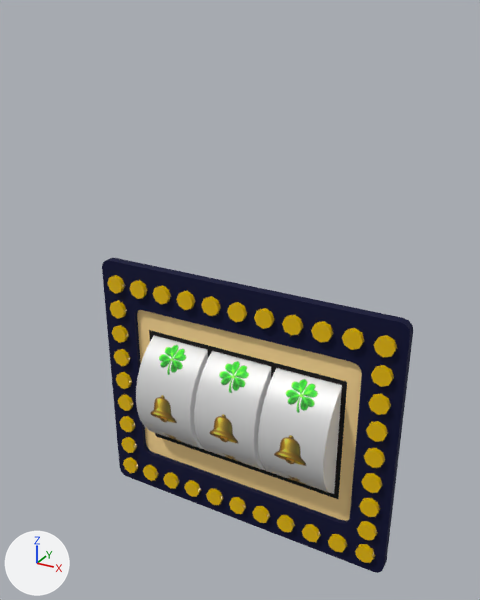
Two versions of the glTF model public/assets/reels-box.glb, one commit apart.
Both versions are drawn from a 50 mm lens placed at (-0.39, -0.214, 1.234), pointed at (-0.718, 0.382, 0.936). Lighting does not change. The marker at lower left points along +X, +Y and +Z. Where no turn or scale is listed for an object, it has been applied to the vertices. Vertices at the same position are counted once.

Objects in the first picture: 'box', 'lights', 'reel-1', 'reel-2', 'reel-3'.
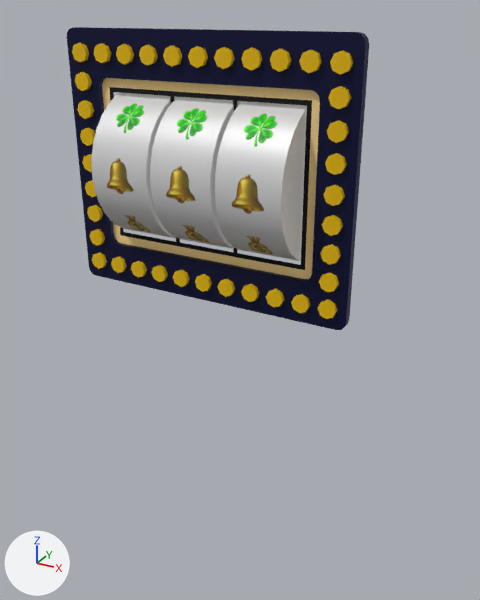
Diff of the bpy script that builds the scene:
```diff
--- a/public/assets/reels-box.glb.py
+++ b/public/assets/reels-box.glb.py
@@ mat_base @@
 mat_base = principled_material('base')
-mat_base.base_color = (0.00273, 0.00478, 0.0497)  # dark blue #090f3f
+mat_base.base_color = (1.0, 0.708, 0.301)  # beige #ffdb95
 mat_base.metallic = 0.5
@@ mat_base_background @@
 mat_base_background = principled_material('base-background')
-mat_base_background.base_color = (1.0, 0.708, 0.301)  # beige #ffdb95
+mat_base_background.base_color = (0.00273, 0.00478, 0.0497)  # dark blue #090f3f
@@ me_box @@
 me_box.from_pydata(...)  # 80 vertices, 136 faces; spans x -0.17..0.17, y -0.045..-0.035, z -0.142..0.145
 # used by ob_box; location = (-0.68, 0.355, 0.84)
+# me_box part 1
+# 16 vertices are removed from x -0.115..0.115, y -0.04, z -0.07..0.07
+# 36 faces are deleted
+# 10 vertices are added at x -0.12..0.12, y -0.04, z -0.085..0.085
+# 6 new vertices lie (0.0, 0.0, 0.16) away from vertices in x -0.115..0.115, y -0.04, z -0.08
+# 16 new faces join them, mat_base (beige #ffdb95)
+# 20 new faces join them, mat_background (black #000000)
 me_box.materials.append(mat_base)
@@ ob_box @@
 ob_box = bpy.data.objects.new('box', me_box)
-ob_box.location = (-0.68, 0.355, 0.84)
+ob_box.location = (-0.762, 0.425, 1.07)
@@ ob_reel_1 @@
 ob_reel_1 = bpy.data.objects.new('reel-1', me_reel_1)
-ob_reel_1.location = (-0.755, 0.35, 0.84)
-ob_reel_1.scale = (1.0, 0.895, 0.895)
+ob_reel_1.location = (-0.84, 0.42, 1.07)
+ob_reel_1.scale = (1.03, 1.03, 1.03)
@@ ob_reel_2 @@
 ob_reel_2 = bpy.data.objects.new('reel-2', me_reel_2)
-ob_reel_2.location = (-0.68, 0.35, 0.84)
-ob_reel_2.scale = (1.0, 0.895, 0.895)
+ob_reel_2.location = (-0.762, 0.42, 1.07)
+ob_reel_2.scale = (1.03, 1.03, 1.03)
@@ ob_reel_3 @@
 ob_reel_3 = bpy.data.objects.new('reel-3', me_reel_3)
-ob_reel_3.location = (-0.605, 0.35, 0.84)
-ob_reel_3.scale = (1.0, 0.895, 0.895)
+ob_reel_3.location = (-0.685, 0.42, 1.07)
+ob_reel_3.scale = (1.03, 1.03, 1.03)
@@ ob_lights @@
 ob_lights = bpy.data.objects.new('lights', me_lights)
-ob_lights.location = (-0.53, 0.31, 0.75)
+ob_lights.location = (-0.613, 0.38, 0.98)
```

What differs and where, as boxes [x1, y1, x2, y2] in the pictures (480 x 600 px; the box of a moved part takes in the faces that stretch with it):
'box', recoloured, reshaped, moved: before [102, 258, 413, 573]; after [67, 27, 369, 330]
'reel-3', moved, rescaled: before [258, 368, 342, 493]; after [215, 101, 307, 261]
'lights', moved: before [107, 275, 397, 563]; after [72, 43, 353, 319]
'reel-2', moved, rescaled: before [194, 351, 271, 470]; after [150, 97, 242, 249]
'reel-1', moved, rescaled: before [136, 335, 208, 450]; after [92, 93, 177, 238]
part 1 of me_box, moved or reshaped: before [137, 310, 362, 520]; after [102, 78, 320, 279]
